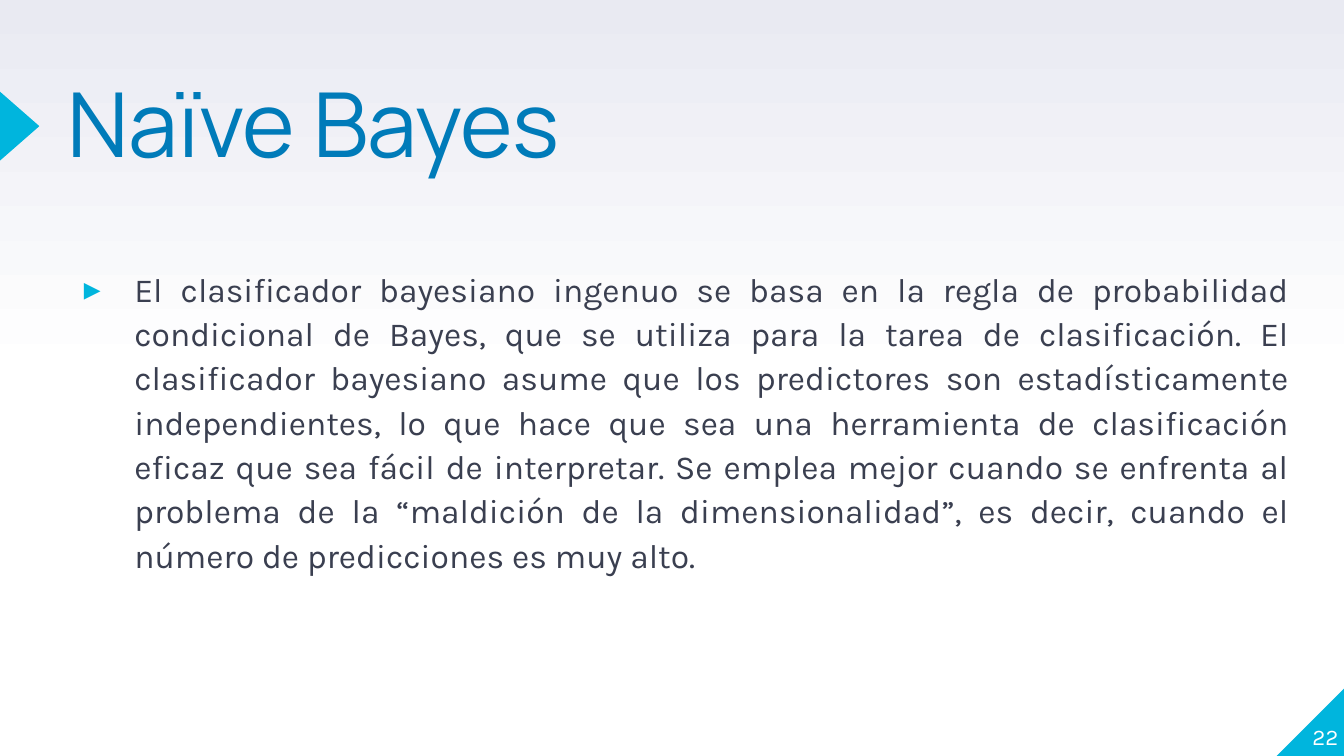
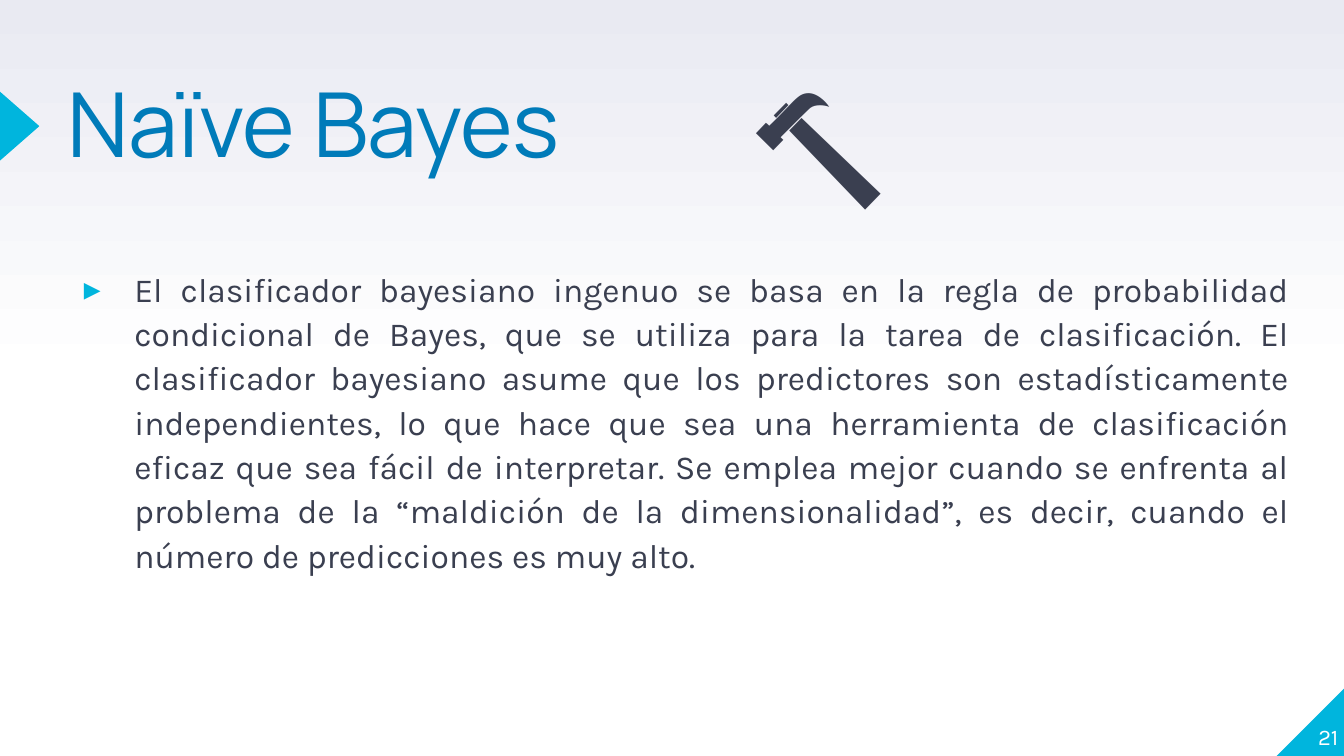
Before and after one commit to aletzLozano/MINERIA-DE-DATOS, a slide deck: slide 21 of CLASE/CLASE PREDICION.pptx (slide 22 before the commit). Drawn at 1344x756 pixels with LibreOffice and Linux fonts; fonts in the diff are those of the drawing. Boxes give left, top, right and bottom in pixels: in the first picture for what was removed or moved away, otherwise in the second. Text is boxed around its words. In the diff, an @@ line names an element or a change of style, - is before the commit and + after.

```diff
--- a/CLASE/CLASE PREDICION.pptx
+++ b/CLASE/CLASE PREDICION.pptx
@@ text added at bbox=[737, 40, 1024, 235], 80 pt, text #3A3F50 @@
+🔨
@@ page number at bbox=[1318, 730, 1338, 745]: text changed @@
-22
+21
```
Also in this commit, not shown: 10 other slides changed, 3 slides added, 2 slides removed, 1 other file.
